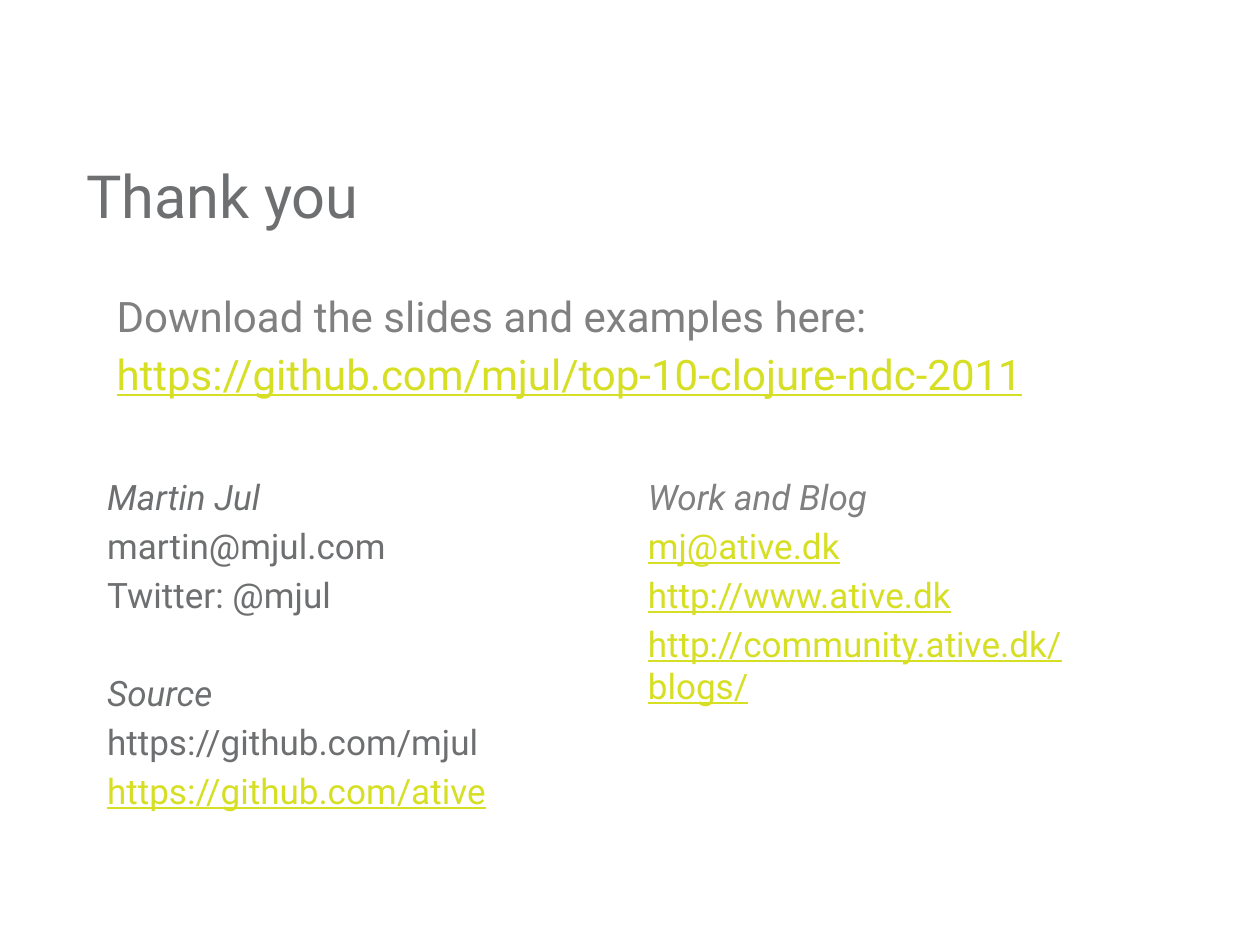
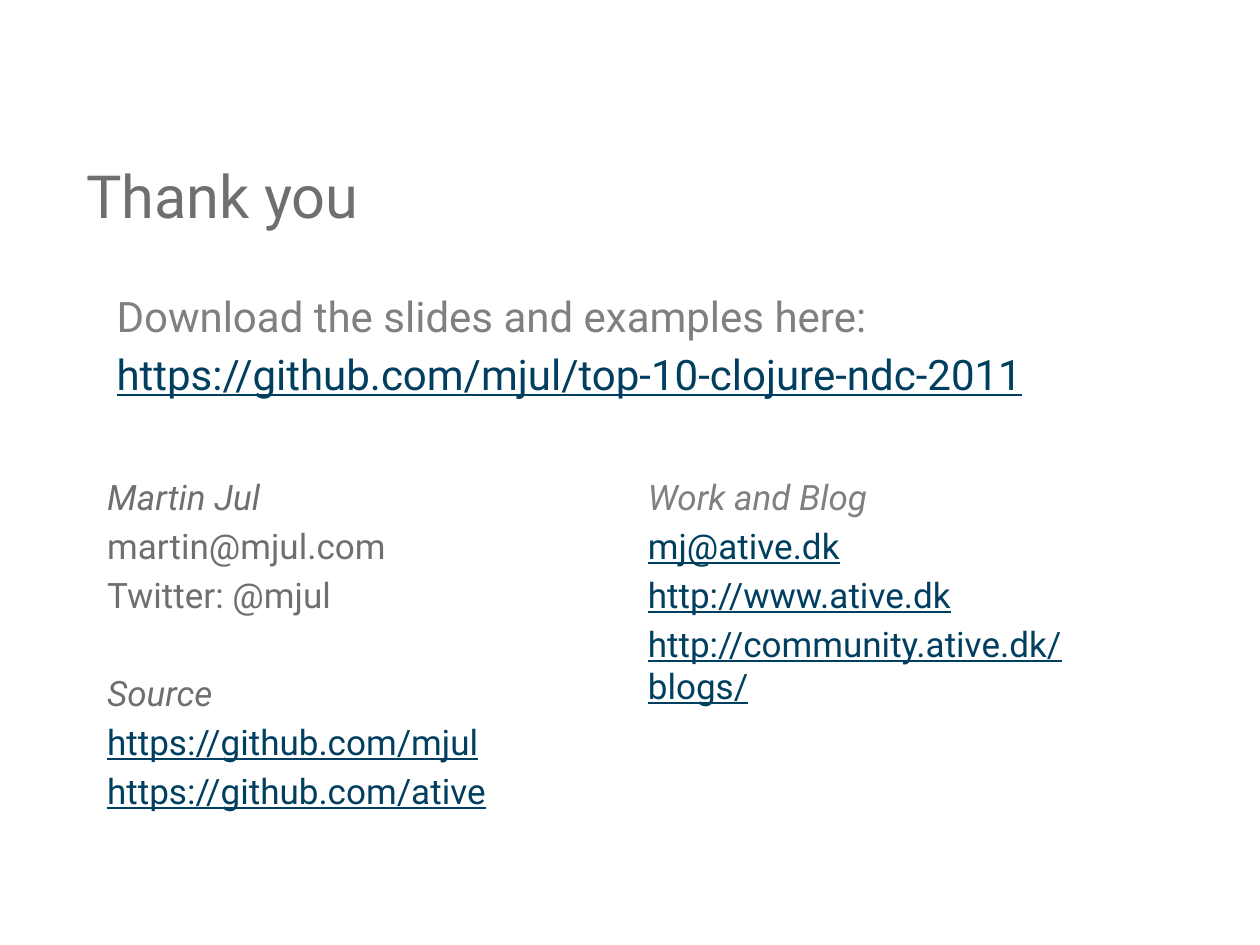
Before and after one commit to mjul/top-10-clojure-ndc-2011, a slide deck: slide 46 of Top Things to Learn From Clojure.pptx (slide 43 before the commit). Drawn at 1260x945 pixels with LibreOffice and Linux fonts; fonts in the diff are those of the drawing; background and template pictures are left out. Boxes give left, top, right and bottom in pixels: in the first picture for what was removed or moved away, otherwise in the second. Text is boxed around its words. In the diff, an @@ line names an element or a change of style, - is before the commit and + after.

```diff
--- a/Top Things to Learn From Clojure.pptx
+++ b/Top Things to Learn From Clojure.pptx
@@ text at (x1=117, y1=358, x2=1022, y2=399): text colour #D6DF23 to #003F5F in "https://github.com/mjul/top-10-clojure-ndc-2011" @@
@@ text at (x1=648, y1=532, x2=1061, y2=707): text colour #D6DF23 to #003F5F in "mj@ative.dk", "http://www.ative.dk", "http://community.ative.dk/blogs/" @@
@@ text at (x1=107, y1=728, x2=486, y2=812): text colour #6D6F71 to #003F5F, underline on in "https://github.com/mjul"; text colour #D6DF23 to #003F5F in "https://github.com/ative" @@
```
Also in this commit, not shown: 5 other slides changed, 5 slides added, 2 slides removed, 3 other files.
